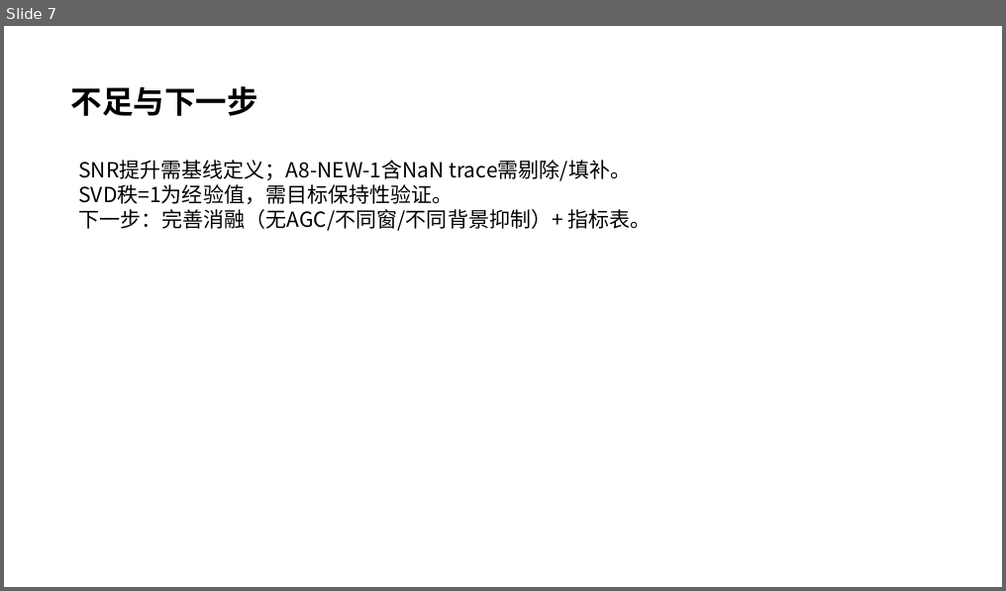
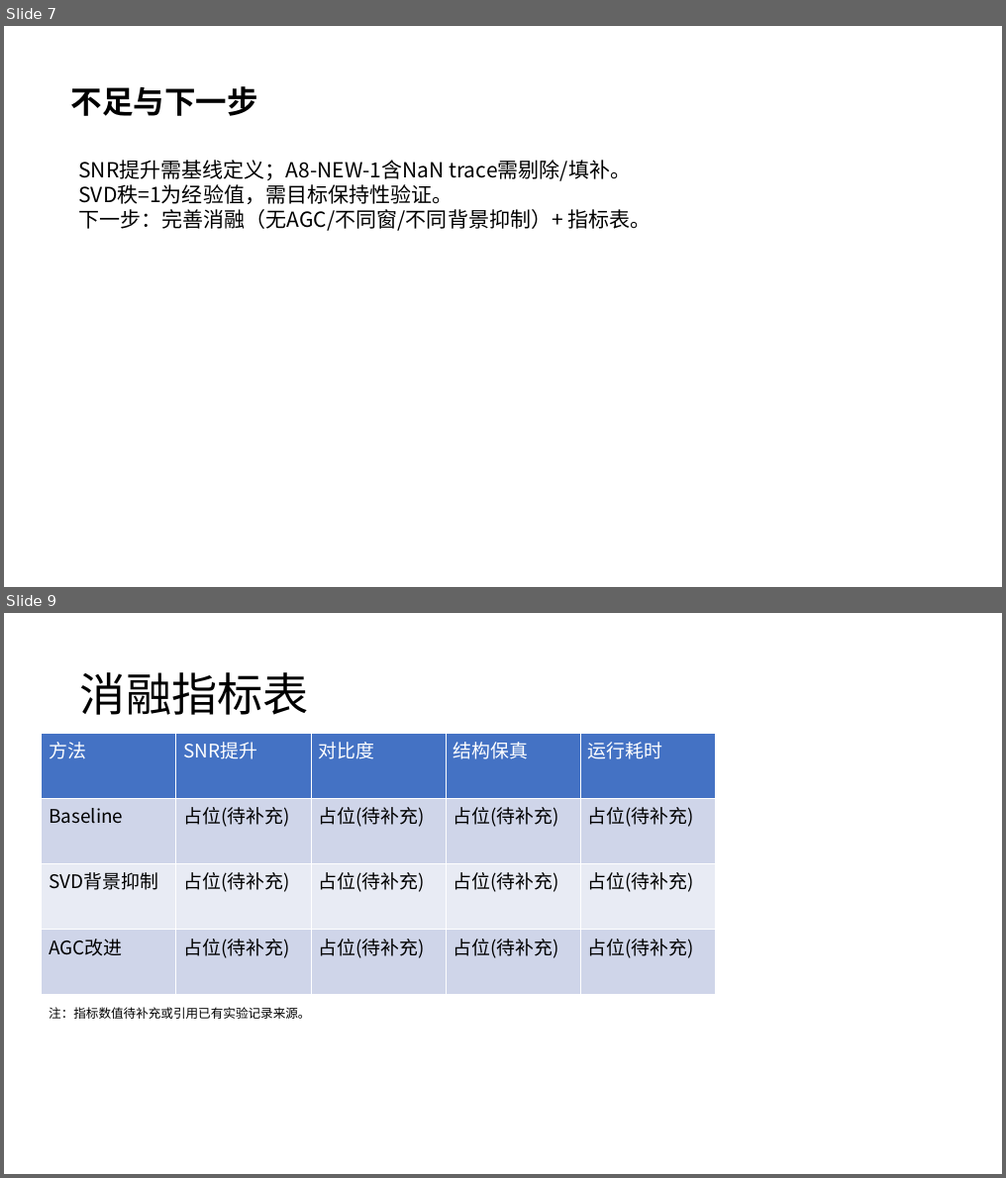
Before and after one commit to CYberkra/openclaw-skill-subagent-manager, a slide deck: 探地雷达_背景抑制与AGC改进_汇报_2026-03-02.pptx. Shown one above the other, each under a label of ours: slide 7 before the commit, slides 7 and 9 after it; the slides between them are not shown. The pictures are 1006x591 and 1006x1178 pixels, drawn with LibreOffice and Linux fonts; fonts in the diff are those of the drawing. Boxes give left, top, right and bottom in pixels: in the first picture for what was removed or moved away, otherwise in the second. Text is boxed around its words. In the diff, an @@ line names an element or a change of style, - is before the commit and + after.

Commit message:
Add uniform colorbar comparison and ablation table

```diff
--- a/探地雷达_背景抑制与AGC改进_汇报_2026-03-02.pptx
+++ b/探地雷达_背景抑制与AGC改进_汇报_2026-03-02.pptx
@@ slide 9 added at <box>4,613,1002,1174</box>, background #FFFFFF @@
@@ title added at <box>80,672,309,715</box>, 44 pt, text #000000 @@
+消融指标表
@@ table added at <box>42,733,715,995</box>, 4 rows, 5 columns @@
+方法 | SNR提升 | 对比度 | 结构保真 | 运行耗时
+Baseline | 占位(待补充) | 占位(待补充) | 占位(待补充) | 占位(待补充)
+SVD背景抑制 | 占位(待补充) | 占位(待补充) | 占位(待补充) | 占位(待补充)
+AGC改进 | 占位(待补充) | 占位(待补充) | 占位(待补充) | 占位(待补充)
@@ text added at <box>49,1007,310,1019</box>, 12 pt, text #000000 @@
+注：指标数值待补充或引用已有实验记录来源。
```
Also in this commit, not shown: 1 other slide added.
